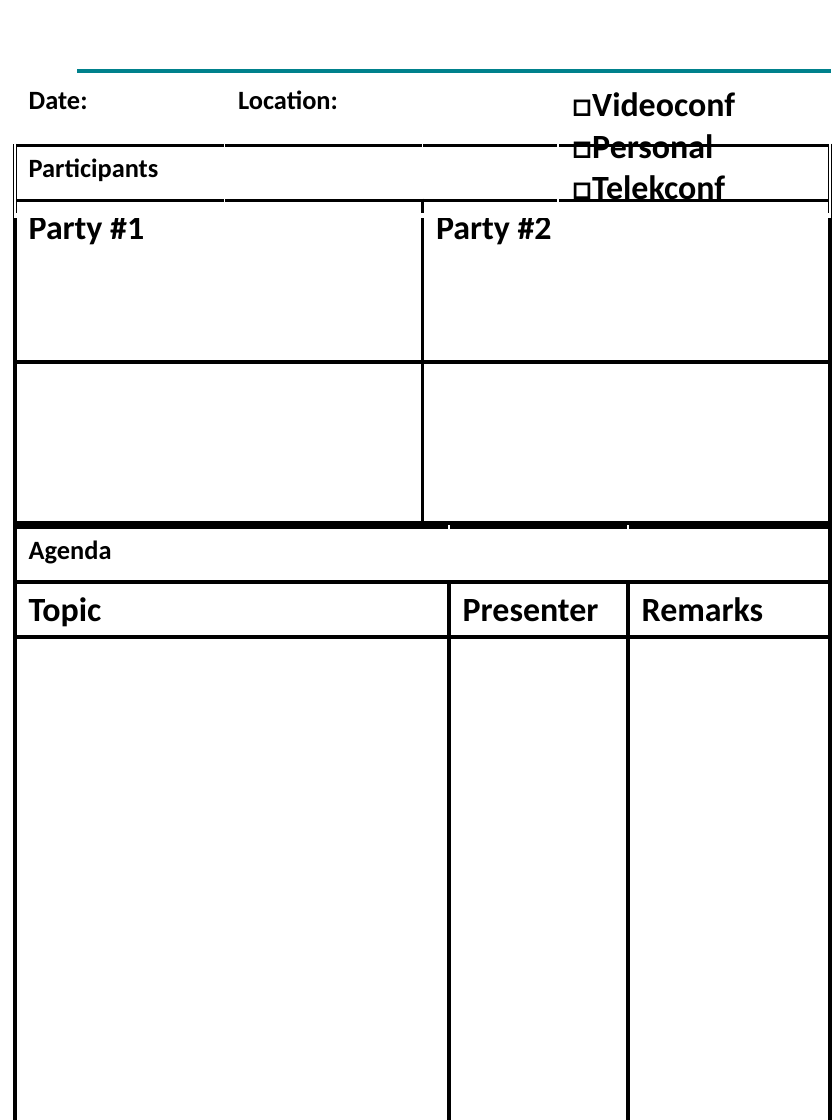
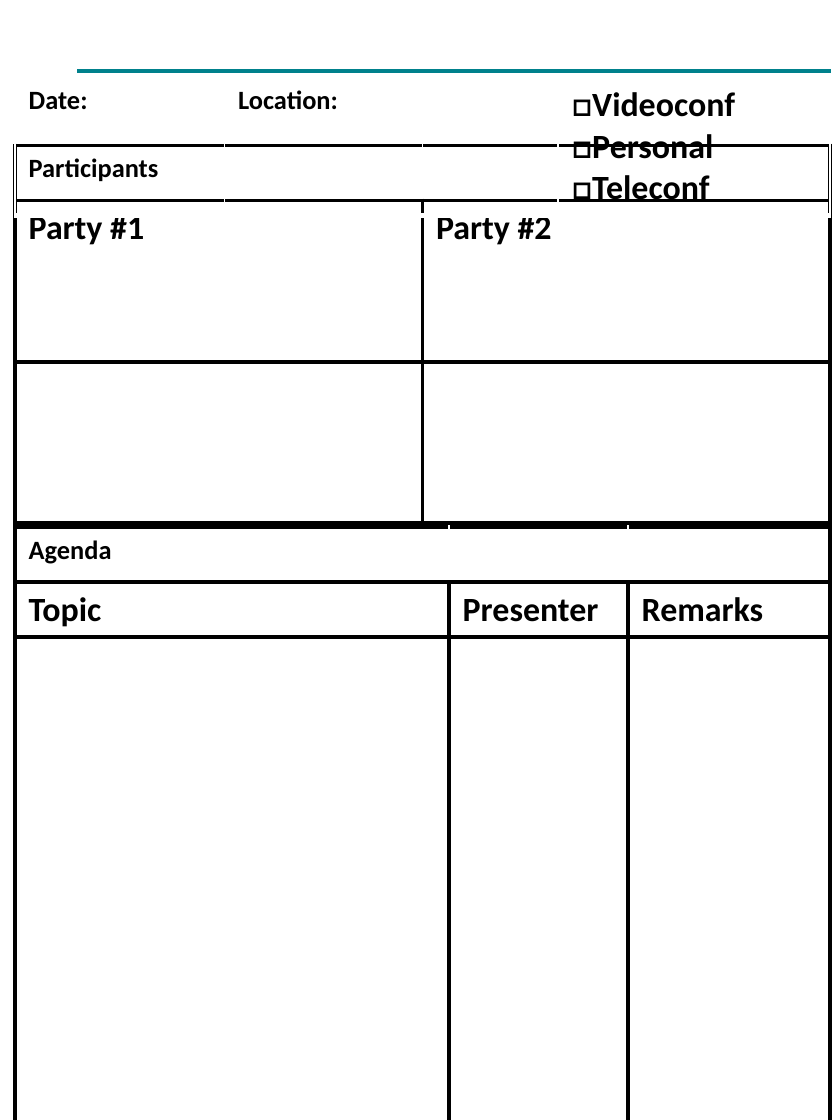
Before and after one commit to devilinside71/Onyx-Boox-Air-2-Plus-Templates, a slide deck: slide 1 of Meeting/Meeting_v02.pptx. Drawn at 840x1120 pixels with LibreOffice and Linux fonts; fonts in the diff are those of the drawing; background and template pictures are left out. Boxes give left, top, right and bottom in pixels: in the first picture for what was removed or moved away, otherwise in the second. Text is boxed around its words. In the diff, an @@ line names an element or a change of style, - is before the commit and + after.

```diff
--- a/Meeting/Meeting_v02.pptx
+++ b/Meeting/Meeting_v02.pptx
@@ table at (15, 77, 829, 206) @@
-row 1, column 3: □Videoconf □Personal / □Telekconf
+row 1, column 3: □Videoconf □Personal / □Teleconf
```
Also in this commit, not shown: 11 other files.
